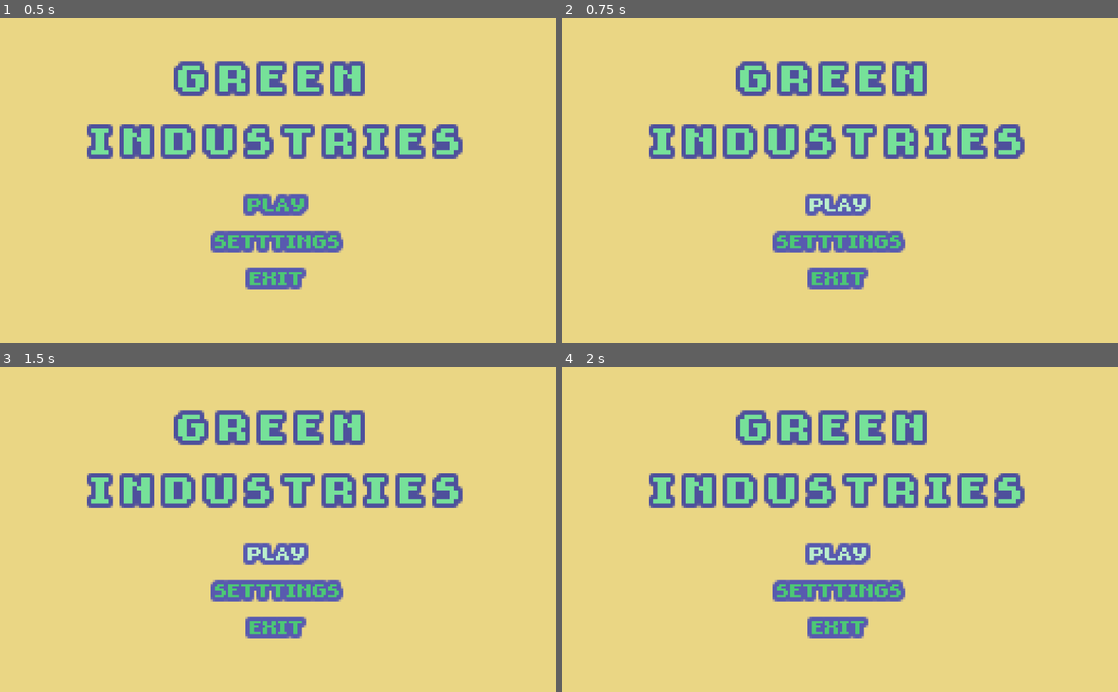
Above: before the commit, frames 1-4 (two rows, left to right).
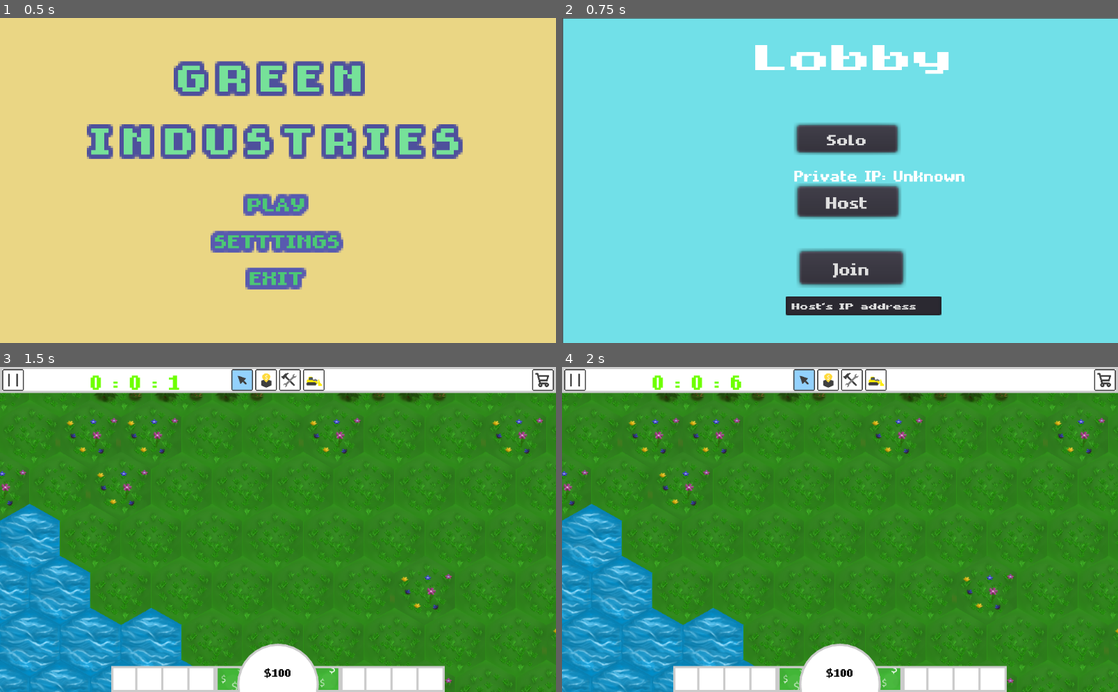
Above: after the commit, the same moments.

Repository: MichaelRRyan/green-industries
Game: Godot game, scene res://scenes/main_menu.tscn
Two runs of this game, one before a commit and one after it. Both use one fixed random seed, a clock stepped at 60 frames per second and the inputs below.
Inputs (mouse positions are in pixels of both pictures, inside the frame that each line leads up to):
- Up to frame 1 (0.5 s): no input
- Up to frame 2 (0.75 s): click "PLAY" at 0.5 s
- Up to frame 3 (1.5 s): click (278, 549) at 1.25 s, where only the run before the commit has a clickable "PLAY"
- Up to frame 4 (2 s): no input

Frame 1 is identical in both runs. In frame 2, 100% of the frame differs, in the area x 0-100%, y 0-100%; in frame 3, 100%; in frame 4, 100%.
Error before the commit: Parse Error: The function "_ready" already exists in this class (at line 28). (res://scripts/main_menu.gd:83)

Commit message:
Fixed issue with merge

Diff:
--- a/scripts/main_menu.gd
+++ b/scripts/main_menu.gd
@@ -26,6 +26,10 @@
 
 # ------------------------------------------------------------------------------
 func _ready():
+	# Resets the network upon entering the main menu.
+	Network.close_connection()
+	Network.state = Network.State.OFFLINE
+
 	# Gets the buttons and connects their signals to animate them.
 	buttons = get_tree().get_nodes_in_group("button")
 	for button in buttons:
@@ -80,10 +84,3 @@
 
 
 # ------------------------------------------------------------------------------
-func _ready():
-	# Resets the network upon entering the main menu.
-	Network.close_connection()
-	Network.state = Network.State.OFFLINE
-
-
-# ------------------------------------------------------------------------------
